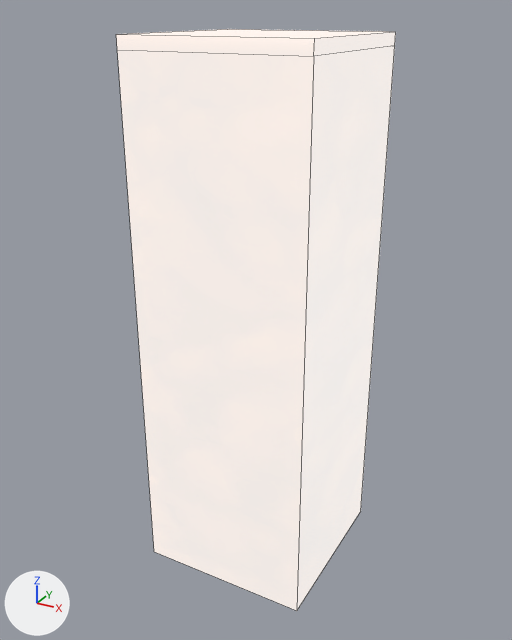
Before and after pictures for a commit that changed the FBX model Bottle/Assets/Art/Isometric Pack 3d/Props/Models/Tile_1_A.fbx.
Camera for both pictures: a camera (50 mm lens) standing at (3.52, -6.55, 0.28) and looking at (-0.06, -0.04, -2.98). Every picture has the same lights, and +X, +Y and +Z are marked at lower left. Mesh edges are drawn as thin lines. Where no turn or scale is listed for an object, it has been applied to the vertices.
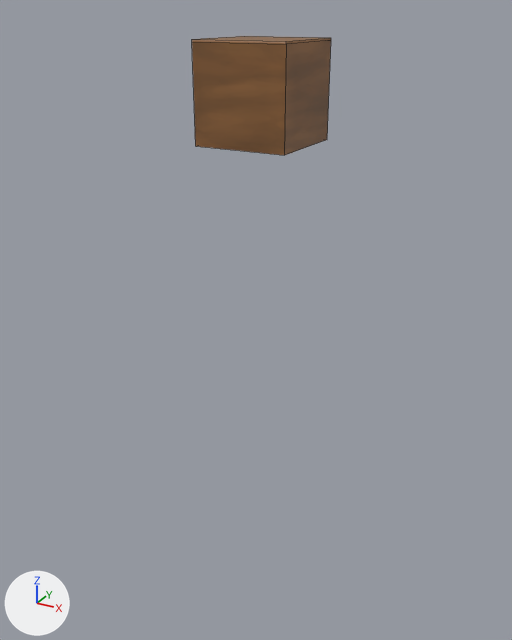
Pixel boxes (x1, y1, x2, y2) of what changed, in the pictures (512 x 640 px):
'polySurface444', surface changed, mesh rescaled (50% narrower, 79% shorter): before (116, 29, 396, 611); after (192, 36, 331, 155)

The edits, one by one:
In material 'Tile1' (mat_tile1), emission_strength is no longer 1.0.
me_mesh has 12 vertices, 9 faces and spans x -1.0..1.0, y -1.0..1.0, z -6.0..0.06.
me_mesh is used by ob_polysurface444; location (0.0, 0.0, 0.0).
me_mesh part 1: the whole mesh is scaled about the mesh origin by (0.5, 0.5, 0.165).
